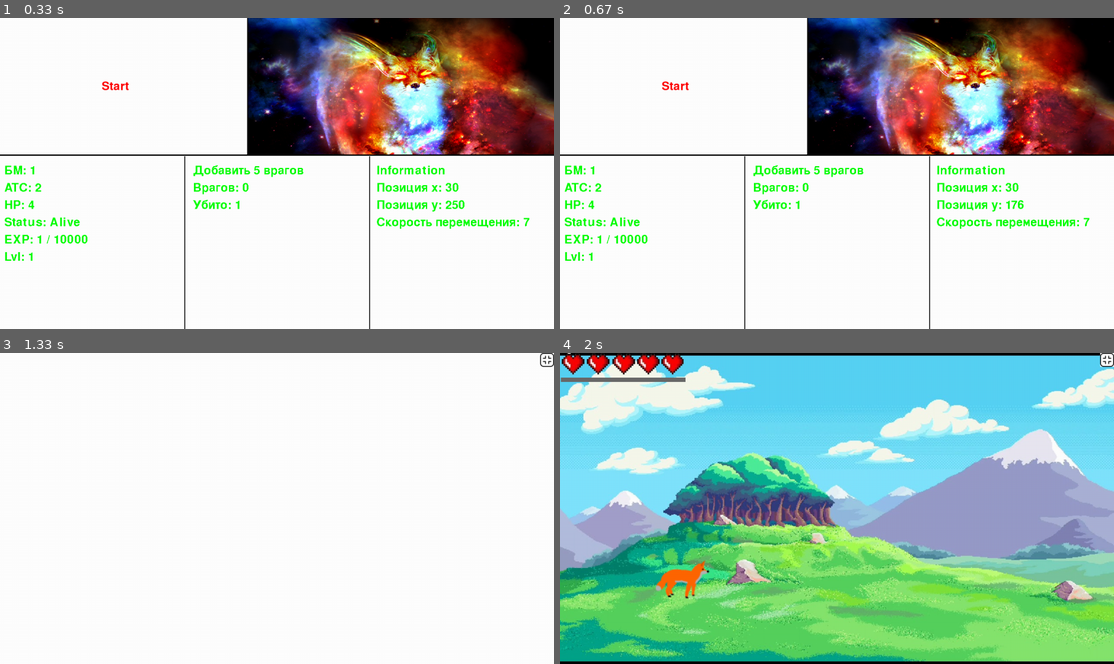
Above: before the commit, frames 1-4 (two rows, left to right).
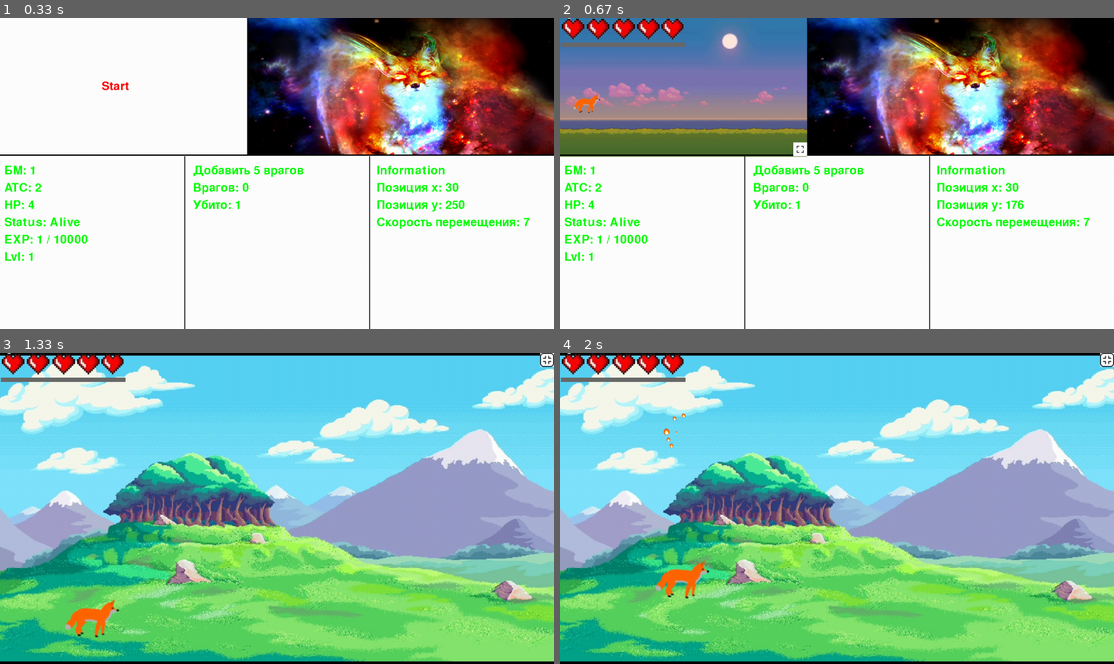
Above: after the commit, the same moments.

Repository: Anrull/Tamagotchi_pygame
Game: pygame game, started from main.py
Two runs of this game, one before a commit and one after it. Both use one fixed random seed, a clock stepped at 60 frames per second and the inputs below.
Inputs (mouse positions are in pixels of both pictures, inside the frame that each line leads up to):
- Up to frame 1 (0.33 s): type "1 (at the terminal prompt)" at 0 s; type "1 (at the terminal prompt)" at 0 s; type "1 (at the terminal prompt)" at 0 s; type "1 (at the terminal prompt)" at 0 s; type "1 (at the terminal prompt)" at 0 s; type "1 (at the terminal prompt)" at 0 s; type "1 (at the terminal prompt)" at 0 s; type "1 (at the terminal prompt)" at 0 s
- Up to frame 2 (0.67 s): tap Space at 0.33 s
- Up to frame 3 (1.33 s): click "Добавить 5 врагов" at 0.77 s; tap F at 1 s
- Up to frame 4 (2 s): click (676, 421) at 1.43 s; hold Right from 1.67 s (still down); tap Space at 1.73 s; tap Shift at 1.82 s

Frame 1 is identical in both runs. In frame 2, 20% of the frame differs, in the area x 0-45%, y 0-45%; in frame 3, 94%, in the area x 0-100%, y 0-100%; in frame 4, less than 0.1%.

Commit message:
particles in fullscreen

Diff:
--- a/main.py
+++ b/main.py
@@ -9,6 +9,7 @@
 
 global_flag_of_death = False
 screen_rect = (0, 0, 571, 321)
+screen_rect_full = (0, 0, 1280, 720)
 global_SM_enemies = 5  # Summoning_multiple_enemies
 x, y = 1280, 720  # размер экрана
 FPS = 15
@@ -225,7 +226,7 @@
         # гравитация будет одинаковой (значение константы)
         self.gravity = 0.5
 
-    def update(self, player, enemies):
+    def update(self, player, enemies, full):
         # применяем гравитационный эффект:
         # движение с ускорением под действием гравитации
         self.velocity[1] += self.gravity
@@ -235,8 +236,12 @@
         # убиваем, если частица ушла за экран
         if enemies:
             enemies.update(take_hp=player.atc, player=player, other_rect=self.rect, other=self)
-        if not self.rect.colliderect(screen_rect):
-            self.kill()
+        if not full:
+            if not self.rect.colliderect(screen_rect):
+                self.kill()
+        else:
+            if not self.rect.colliderect(screen_rect_full):
+                self.kill()
 
 
 class Player(pygame.sprite.Sprite):
@@ -382,6 +387,10 @@
         pygame.draw.line(screen, "black", (571, 0), (571, 317), 2)
 
     def update_information(self, screen, player, enemies):
+        if player.status != "Alive":
+            grey_button = self.label.render("Добавить 5 врагов", False, "grey")
+            grey_button_rect = grey_button.get_rect(topleft=(446, 340))
+            screen.blit(grey_button, grey_button_rect)
         info_x = self.label.render(f"Позиция x: {player.rect.x}", False, "green")
         info_y = self.label.render(f"Позиция y: {player.rect.y}", False, "green")
         info_speed = self.label.render(f"Скорость перемещения: {player.speed}", False, "green")
@@ -561,7 +570,7 @@
                         pygame.draw.rect(screen, "white", (539, 288, 32, 32))
                         screen.blit(fullscreen, fullscreen_rect)
 
-                        sprites_attack_fire_1.update(player, enemies)  # отрисовка первой атаки
+                        sprites_attack_fire_1.update(player, enemies, full)  # отрисовка первой атаки
                         sprites_attack_fire_1.draw(screen)
 
                         show_hp.update(screen, player)
@@ -591,7 +600,7 @@
             else:
                 information.deathscreen(screen, player)
                 screen.blit(restart_button, restart_button_rect)
-        else:  # для full screen
+        else:  # для fullscreen
             background_full = update_image_background(player.location, True)
             screen.blit(background_full, (0, 0))  # НЕ ТРОГАТЬ
             if start_screen:
@@ -625,6 +634,9 @@
                         enemies_full.draw(screen)
                         enemies_full.update()
 
+                    sprites_attack_fire_1.update(player, enemies, full)  # отрисовка первой атаки
+                    sprites_attack_fire_1.draw(screen)
+
                     show_hp.update(screen, player)
                 else:
                     information.deathscreen(screen, player, full)
@@ -644,6 +656,8 @@
                 # print(player.location)  # 0
                 running = False
             if event.type == pygame.KEYDOWN:
+                if event.key == pygame.K_SPACE and start_screen:
+                    start_screen = False
                 if not full:
                     if event.key == pygame.K_f:
                         full = True
@@ -652,12 +666,13 @@
                                         walk_left=tamg.run_left(True), count_kill=player.count_kill,
                                         hp=player.hp, atc=player.atc, CP=player.CP, x=150, y=y - 150,
                                         jump_count=10, speed=player.speed * 2)
-                    if event.key == pygame.K_LSHIFT:
+                    if event.key == pygame.K_LSHIFT and not global_flag_of_death:
                         pos_x = 500
-                        if player.count_kill % 1000 <= 4:
-                            path_of_the_enemy = "enemy/ghost_2_small.png"
-                        else:
-                            path_of_the_enemy = "enemy/ghost_small.png"
+                        # if player.count_kill % 1000 <= 4:
+                        #     path_of_the_enemy = "enemy/ghost_2_small.png"
+                        # else:
+                        #
+                        path_of_the_enemy = "enemy/ghost_small.png"
                         for _ in range(5):
                             enemies.add(Enemy(pos_x, y=250, attack=100 * (player.location + 1) + 100,
                                             health=100 * (player.location + 1), filename=path_of_the_enemy))
@@ -681,12 +696,13 @@
                                     hp=player.hp, atc=player.atc, CP=player.CP, x=150, y=y - 150,
                                     jump_count=10, speed=player.speed * 2,
                                     CP_location=player.CP_location, location=player.location)
-                if add_enemy5_button_rect.collidepoint(pos_mouse) and not player.location:
+                if add_enemy5_button_rect.collidepoint(pos_mouse) and not global_flag_of_death:
                     pos_x = 500
-                    if player.count_kill % 1000 <= 4:
-                        path_of_the_enemy = "enemy/ghost_2_small.png"
-                    else:
-                        path_of_the_enemy = "enemy/ghost_small.png"
+                    # if player.count_kill % 1000 <= 4:
+                    #     path_of_the_enemy = "enemy/ghost_2_small.png"
+                    # else:
+                    #
+                    path_of_the_enemy = "enemy/ghost_small.png"
                     for _ in range(5):
                         enemies.add(Enemy(pos_x, y=250, attack=100 * (player.location + 1) + 100,
                                           health=100 * (player.location + 1), filename=path_of_the_enemy))
